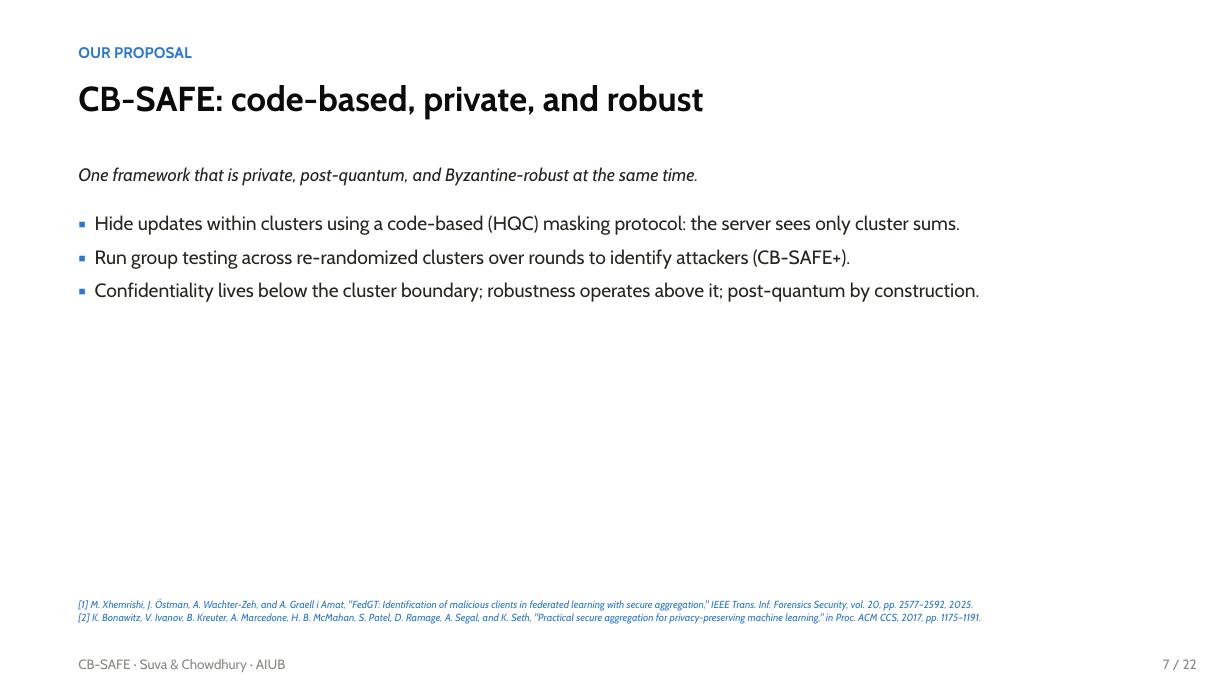
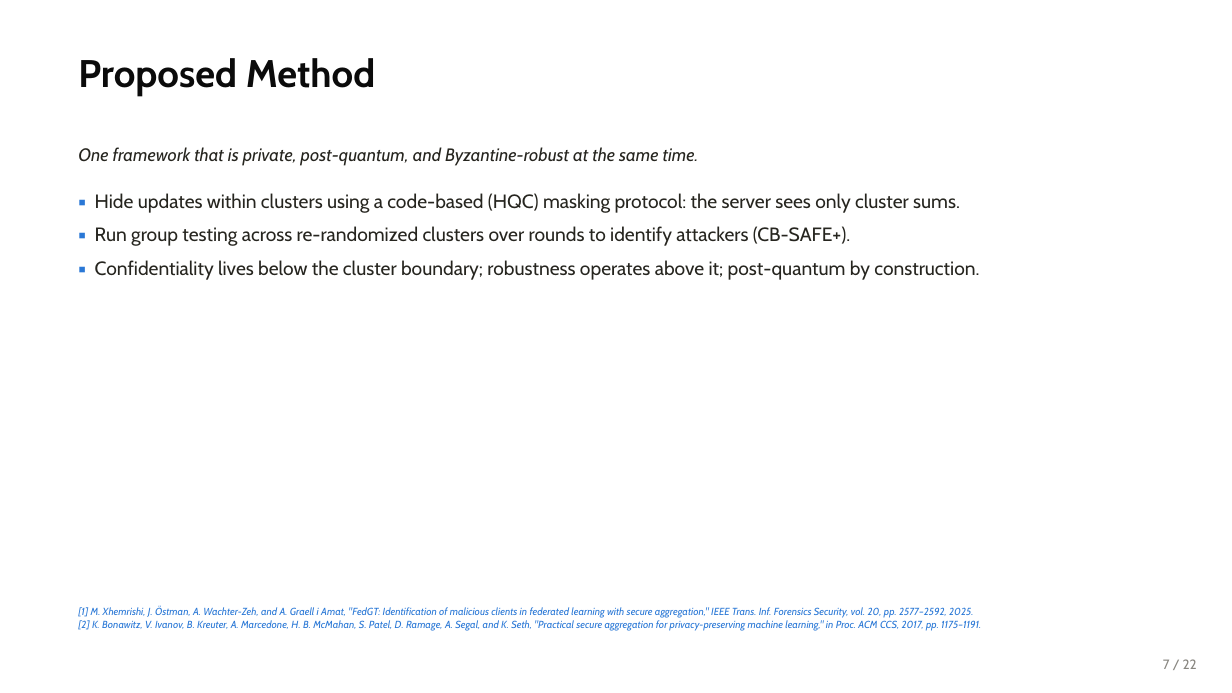
Before and after one commit to wshuv-o/cb-safe-draft, a slide deck: slide 8 of paper/cbsafe_deck.pptx. Drawn at 1232x693 pixels with LibreOffice and Linux fonts; fonts in the diff are those of the drawing. Boxes give left, top, right and bottom in pixels: in the first picture for what was removed or moved away, otherwise in the second. Text is boxed around its words. In the diff, an @@ line names an element or a change of style, - is before the commit and + after.

```diff
--- a/paper/cbsafe_deck.pptx
+++ b/paper/cbsafe_deck.pptx
@@ text removed at (x1=78, y1=47, x2=192, y2=58) @@
-OUR PROPOSAL
@@ text added at (x1=78, y1=58, x2=375, y2=96), 30 pt, text #0B0B0B, bold @@
+Proposed Method
@@ text removed at (x1=78, y1=85, x2=704, y2=119) @@
-CB-SAFE: code-based, private, and robust
@@ text "One framework that is private, ..." moved from (x1=78, y1=167, x2=699, y2=186) to (x1=78, y1=147, x2=699, y2=166) @@
@@ text "▪ Hide updates within clusters ..." moved from (x1=95, y1=215, x2=979, y2=302) to (x1=95, y1=193, x2=979, y2=280) @@
@@ text "[1] M. Xhemrishi, J. Östman, ..." moved from (x1=78, y1=599, x2=981, y2=624) to (x1=78, y1=607, x2=981, y2=631) @@
@@ text removed at (x1=78, y1=659, x2=285, y2=672) @@
-CB-SAFE · Suva & Chowdhury · AIUB
```
Also in this commit, not shown: 23 other slides changed, 32 other files.
